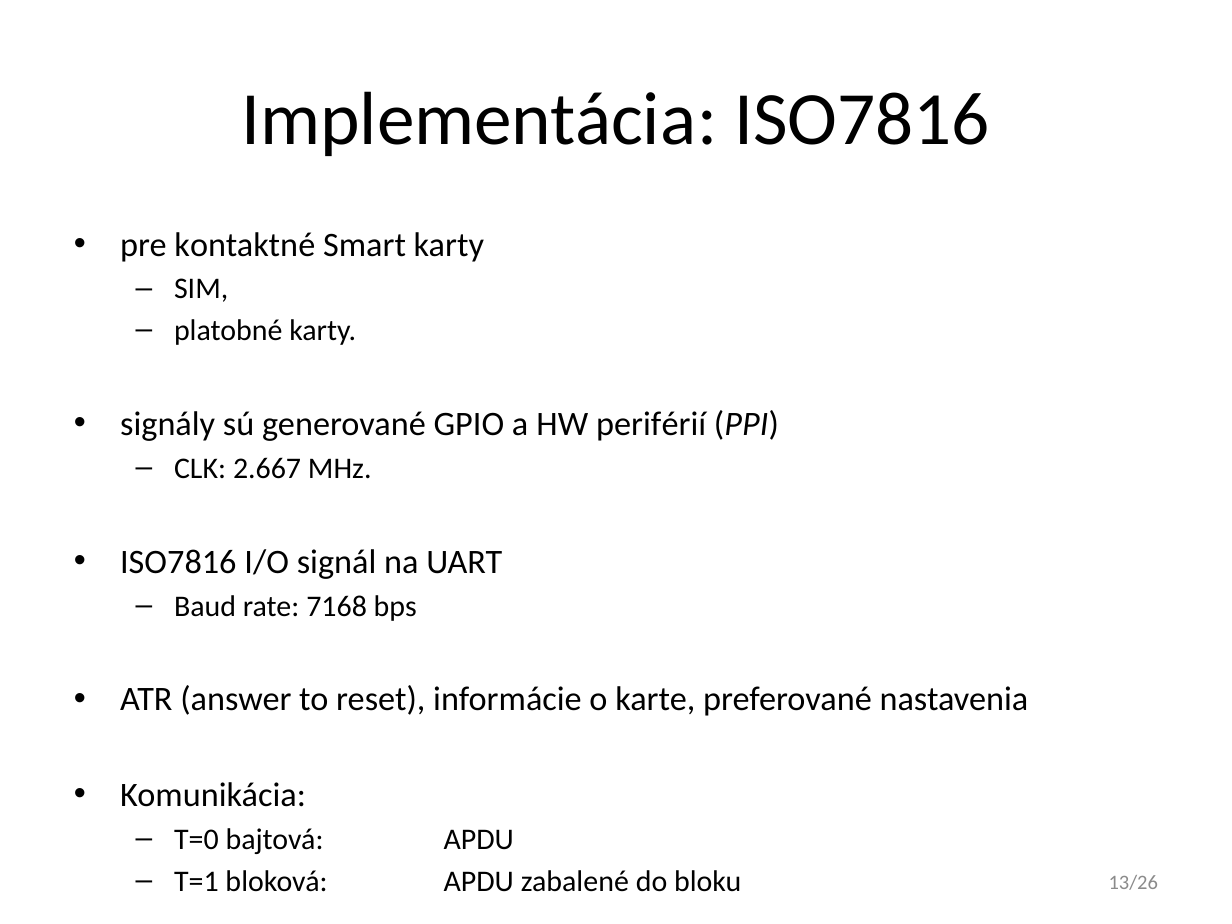
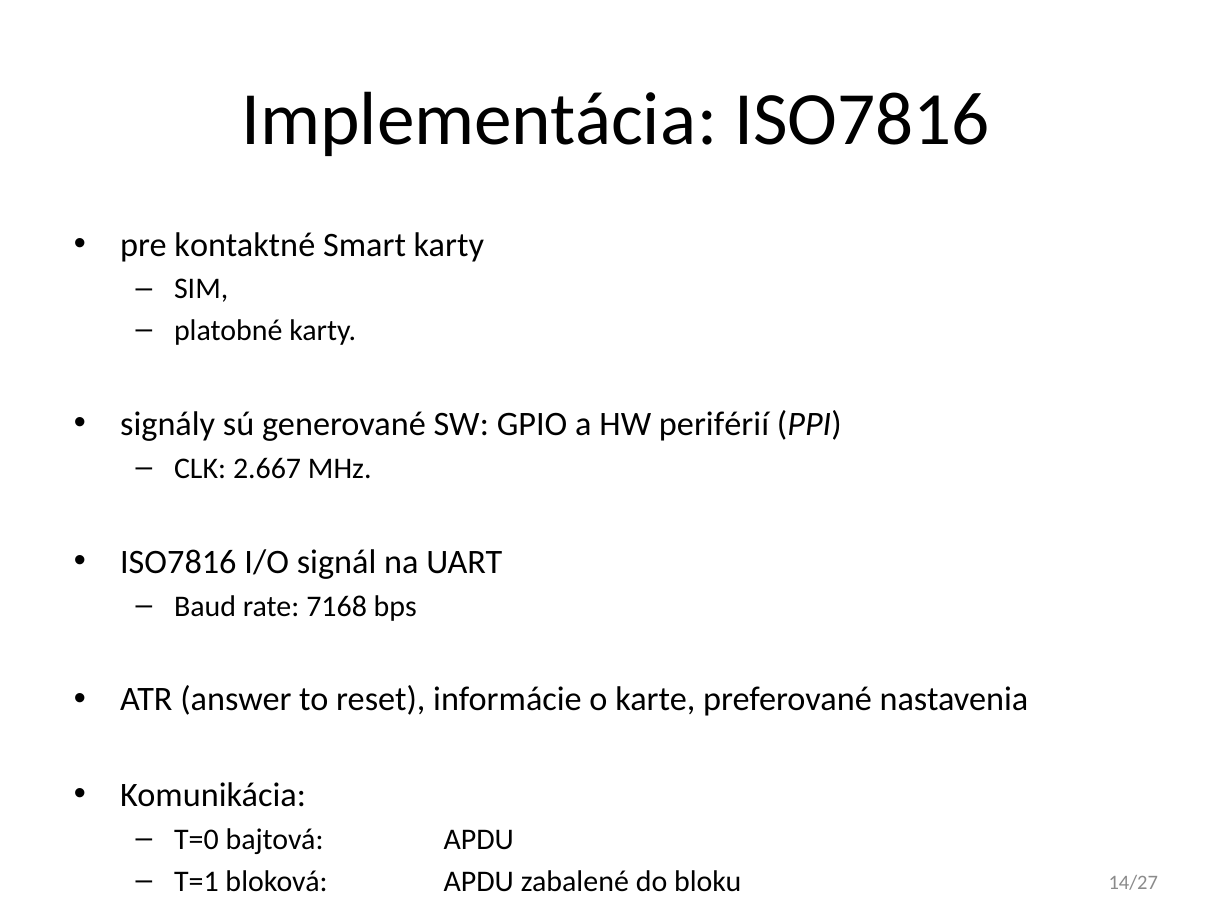
Before and after one commit to javacard-FOSS-applets/nrf6310-pca10007, a slide deck: slide 14 of Obhajoba/xdoubravsky_dp.pptx (slide 13 before the commit). Drawn at 1232x924 pixels with LibreOffice and Linux fonts; fonts in the diff are those of the drawing. Boxes give left, top, right and bottom in pixels: in the first picture for what was removed or moved away, otherwise in the second. Text is boxed around its words. In the diff, an @@ line names an element or a change of style, - is before the commit and + after.

```diff
--- a/Obhajoba/xdoubravsky_dp.pptx
+++ b/Obhajoba/xdoubravsky_dp.pptx
@@ text at (120, 410, 842, 441): text changed @@
-• signály sú generované GPIO a HW periférií (PPI)
+• signály sú generované SW: GPIO a HW periférií (PPI)
@@ page number at (1109, 875, 1159, 890): text changed @@
-13/26
+14/27
```
Also in this commit, not shown: 10 other slides changed, 2 slides added, 1 other file.
